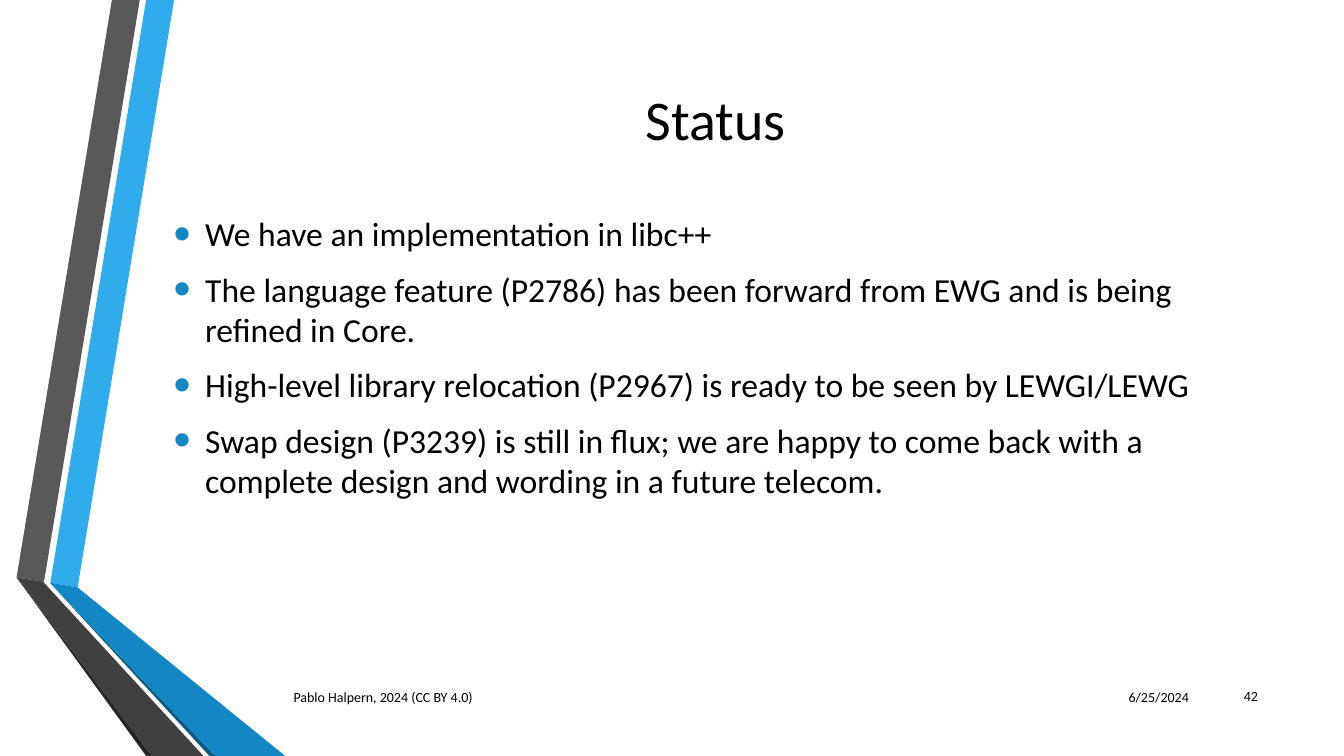
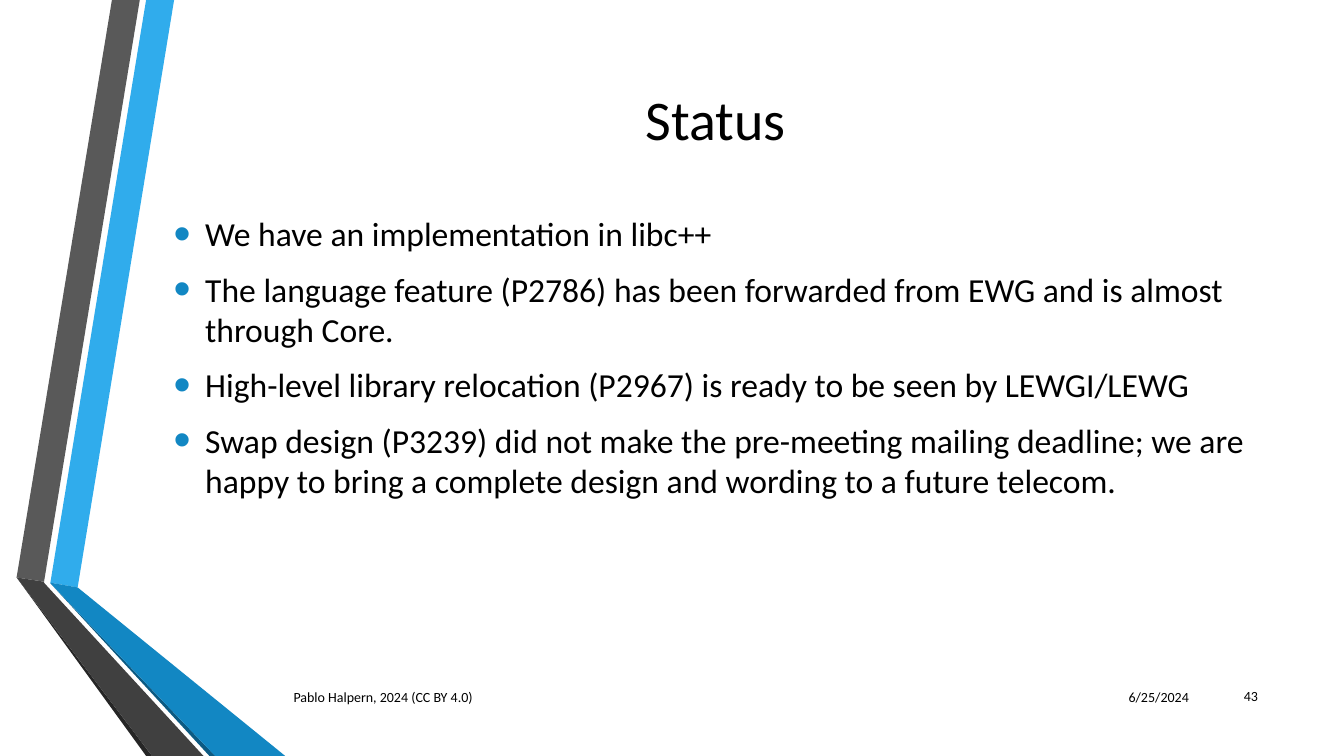
Before and after one commit to phalpern/WG21-halpern, a slide deck: slide 43 of relocate/Trivial Relocation - St. Louis 06-2024.pptx (slide 42 before the commit). Drawn at 1344x756 pixels with LibreOffice and Linux fonts; fonts in the diff are those of the drawing; background and template pictures are left out. Boxes give left, top, right and bottom in pixels: in the first picture for what was removed or moved away, otherwise in the second. Text is boxed around its words. In the diff, an @@ line names an element or a change of style, - is before the commit and + after.

```diff
--- a/relocate/Trivial Relocation - St. Louis 06-2024.pptx
+++ b/relocate/Trivial Relocation - St. Louis 06-2024.pptx
@@ text at bbox=[205, 277, 1222, 348]: text changed @@
-• The language feature (P2786) has been forward from EWG and is being refined in Core.
+• The language feature (P2786) has been forwarded from EWG and is almost through Core.
@@ text at bbox=[205, 428, 1243, 499]: text changed @@
-• Swap design (P3239) is still in flux; we are happy to come back with a complete design and wording in a future telecom.
+• Swap design (P3239) did not make the pre-meeting mailing deadline; we are happy to bring a complete design and wording to a future telecom.
@@ page number at bbox=[1244, 692, 1258, 701]: text changed @@
-42
+43
```
Also in this commit, not shown: 18 other slides changed, 1 slide added.
